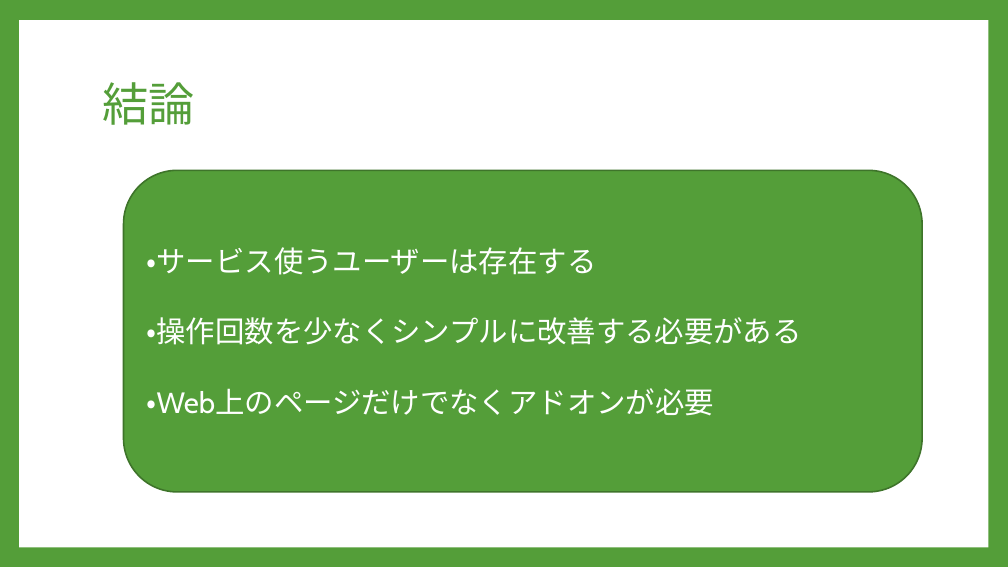
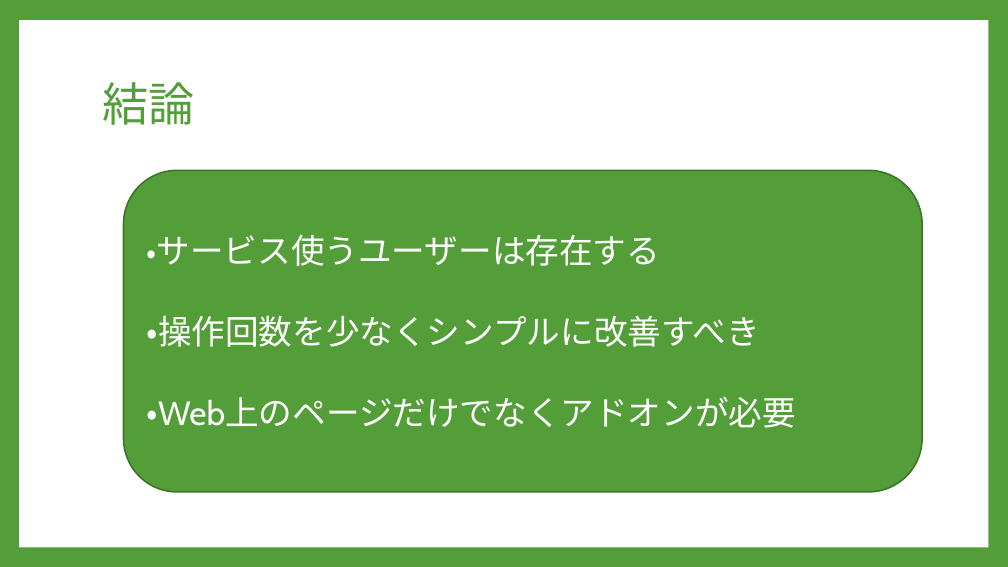
Before and after one commit to Sorarinu/ProjectP2016_F, a slide deck: slide 17 of production-idea/第2回中間発表改定２.pptx. Drawn at 1008x567 pixels with LibreOffice and Linux fonts; fonts in the diff are those of the drawing. Boxes give left, top, right and bottom in pixels: in the first picture for what was removed or moved away, otherwise in the second. Text is boxed around its words. In the diff, an @@ line names an element or a change of style, - is before the commit and + after.

```diff
--- a/production-idea/第2回中間発表改定２.pptx
+++ b/production-idea/第2回中間発表改定２.pptx
@@ text in rounded rectangle at [147,235,796,428]: size 28 to 32 pt in "・サービス使うユーザーは存在する", "・Web上のページだけでなくアドオンが必要" @@
@@ text in rounded rectangle at [147,315,760,347]: text changed; size 28 to 32 pt @@
-・操作回数を少なくシンプルに改善する必要がある
+・操作回数を少なくシンプルに改善すべき
```
Also in this commit, not shown: 6 other slides changed.
